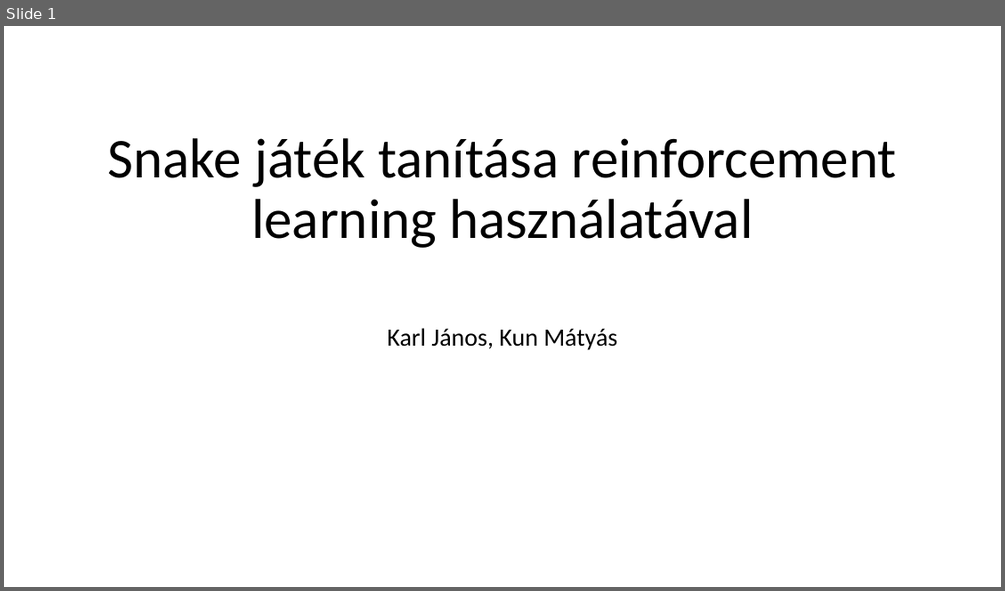
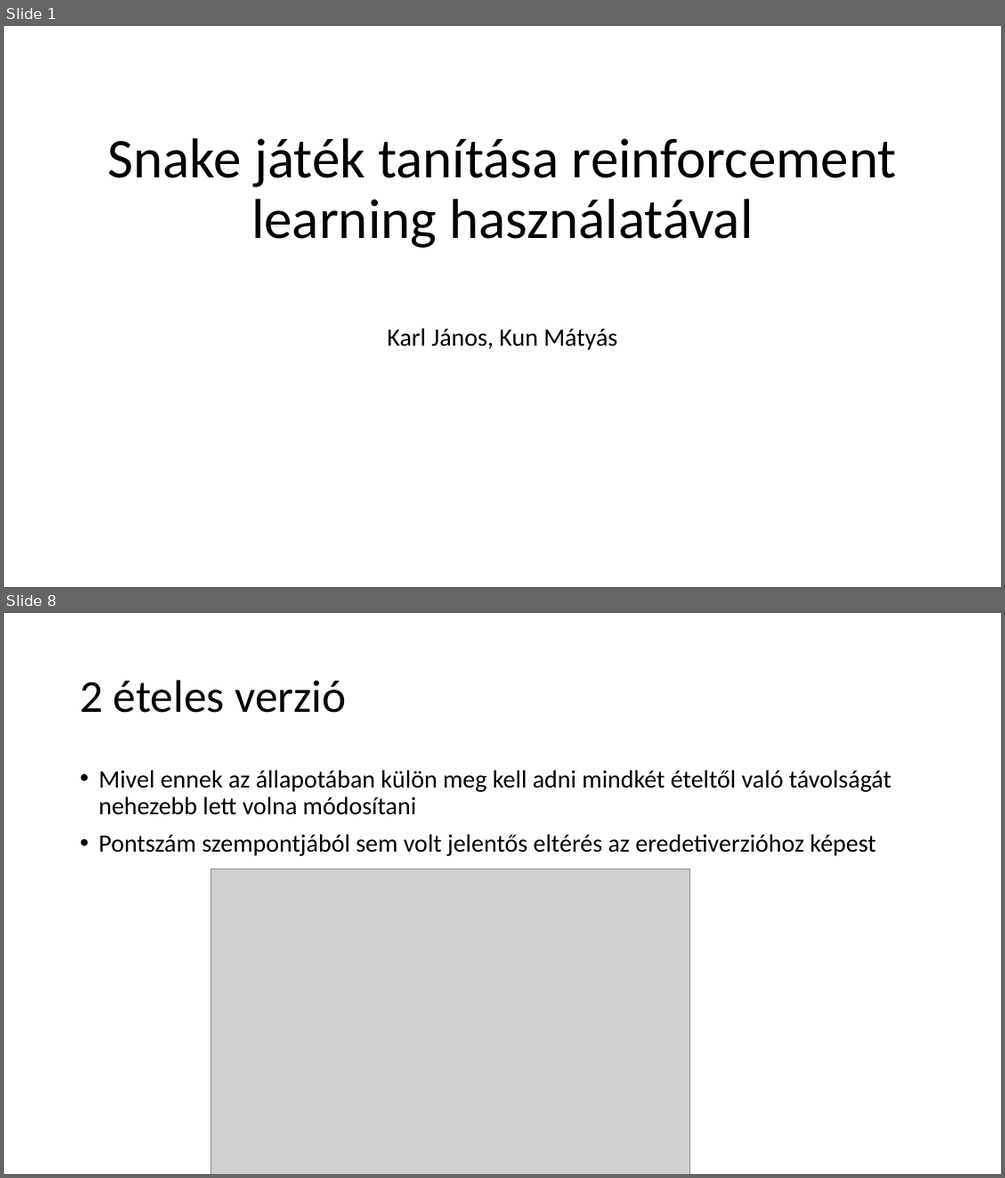
Before and after one commit to kunmts/Snake_AI_gyak, a slide deck: Projektmunka_KarlJanos_KunMatyas.pptx. Shown one above the other, each under a label of ours: slide 1 before the commit, slides 1 and 8 after it; the slides between them are not shown. The pictures are 1005x591 and 1005x1178 pixels, drawn with LibreOffice and Linux fonts; fonts in the diff are those of the drawing; grey boxes stand for pictures. Boxes give left, top, right and bottom in pixels: in the first picture for what was removed or moved away, otherwise in the second. Text is boxed around its words. In the diff, an @@ line names an element or a change of style, - is before the commit and + after.

```diff
--- a/Projektmunka_KarlJanos_KunMatyas.pptx
+++ b/Projektmunka_KarlJanos_KunMatyas.pptx
@@ slide 8 added at <box>4,613,1001,1174</box>, background #FFFFFF @@
@@ title added at <box>80,680,346,713</box>, 44 pt, text #000000 @@
+2 ételes verzió
@@ text added at <box>98,770,891,856</box>, 24 pt, text #000000 @@
+• Mivel ennek az állapotában külön meg kell adni mindkét ételtől való távolságát nehezebb lett volna módosítani
+• Pontszám szempontjából sem volt jelentős eltérés az eredetiverzióhoz képest
@@ picture added at <box>211,868,689,1174</box> @@
```
Also in this commit, not shown: 2 slides changed, 8 other slides added, 2 slides removed.
